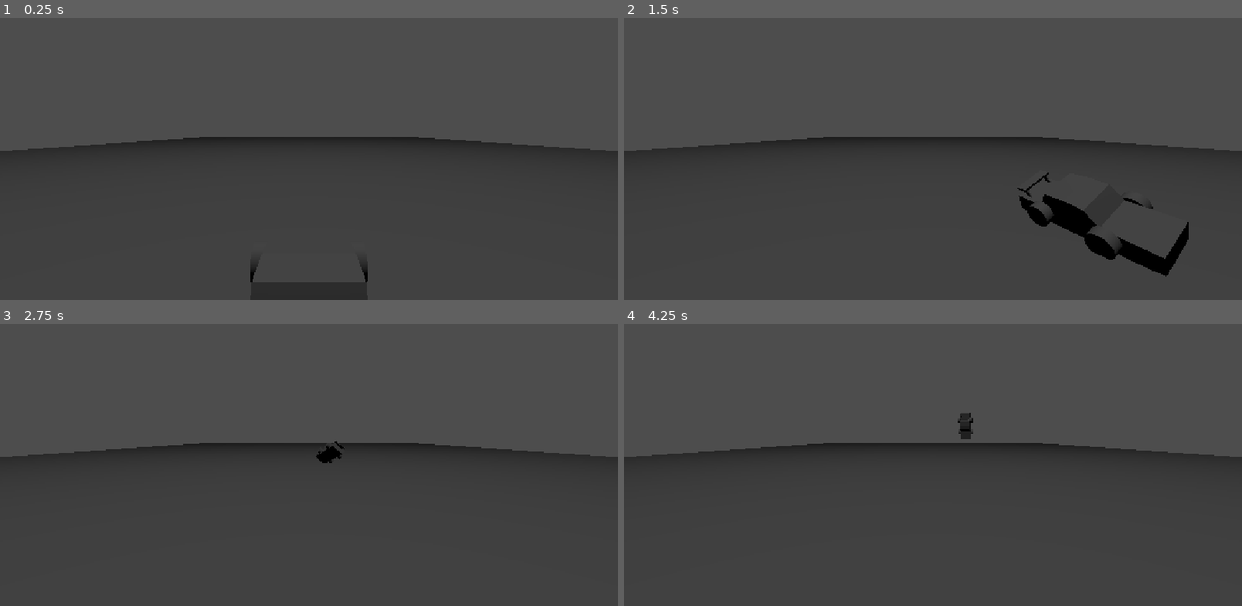
Above: before the commit, frames 1-4 (two rows, left to right).
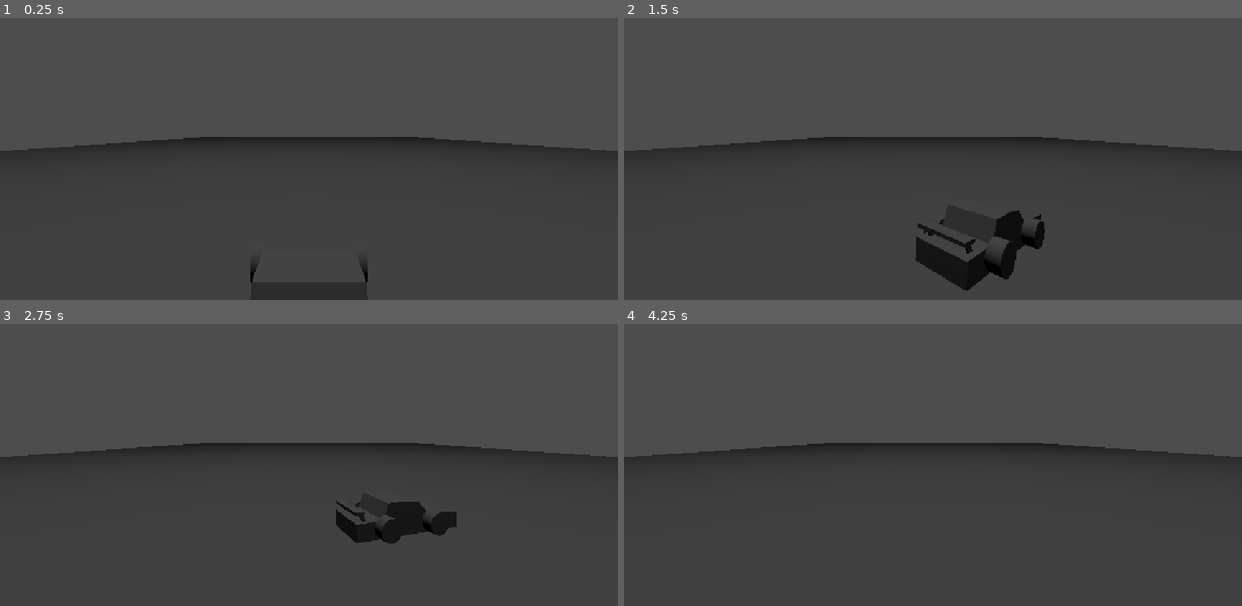
Above: after the commit, the same moments.

Repository: FlameFreezer/170.3
Game: Godot game, scene res://scenes/ControlCarTest.tscn
Same seed, same stepped clock (60 frames per second), same inputs: the game is played once before the commit and once after it. This scene is started directly instead of the project's main scene.
Inputs:
- Up to frame 1 (0.25 s): no input
- Up to frame 2 (1.5 s): hold D (steer right) 0.53-1.28 s; hold W (throttle) 0.53-1.28 s; hold A (steer left) from 1.28 s (still down); tap Space (clutch) at 1.35 s
- Up to frame 3 (2.75 s): tap W (throttle) at 1.55 s; release A (steer left) at 2.03 s; hold D (steer right) from 2.03 s (still down); hold W (throttle) from 2.03 s (still down)
- Up to frame 4 (4.25 s): release W (throttle) at 2.78 s; tap W (throttle) at 2.85, 3.8 s; release D (steer right) at 3.53 s; hold A (steer left) from 3.53 s (still down); hold Space (clutch) from 3.53 s (still down)

The runs differ from the first frame. In frame 2, 4.2% of the frame differs, in the area x 47-92%, y 54-97%; in frame 3, 1.8%; in frame 4, 0.2%.

Commit message:
Ok its actually playable now

Diff:
--- a/Scripts/Car/car.gd
+++ b/Scripts/Car/car.gd
@@ -33,8 +33,9 @@
 func _integrate_forces(state: PhysicsDirectBodyState3D) -> void:
 	var s_linear_velocity := state.linear_velocity
 	s_linear_velocity.y = 0.0
+	if s_linear_velocity.length() == 0.0:
+		state.apply_force(state.transform.basis * Vector3.FORWARD * 0.25)
 	if throttle_state:
-		#print("Hi")
 		state.apply_force(state.transform.basis * Vector3.FORWARD * throttle_power)
 	else:
 		pass
@@ -45,5 +46,5 @@
 
 	if (s_linear_velocity.length() != 0.0):
 		steer_state = int(Input.is_action_pressed("steer right")) - int(Input.is_action_pressed("steer left"))
-		var steer_force := Vector3(15.0, 0.0, 0.0)
-		state.apply_force(steer_force * steer_state, Vector3(0.5 * steer_state, 0.0, -1.5))
+		var steer_force := Vector3(5.0, 0.0, 0.0)
+		state.apply_force(steer_force * steer_state, Vector3(0.5 * steer_state, 0.0, -2))
